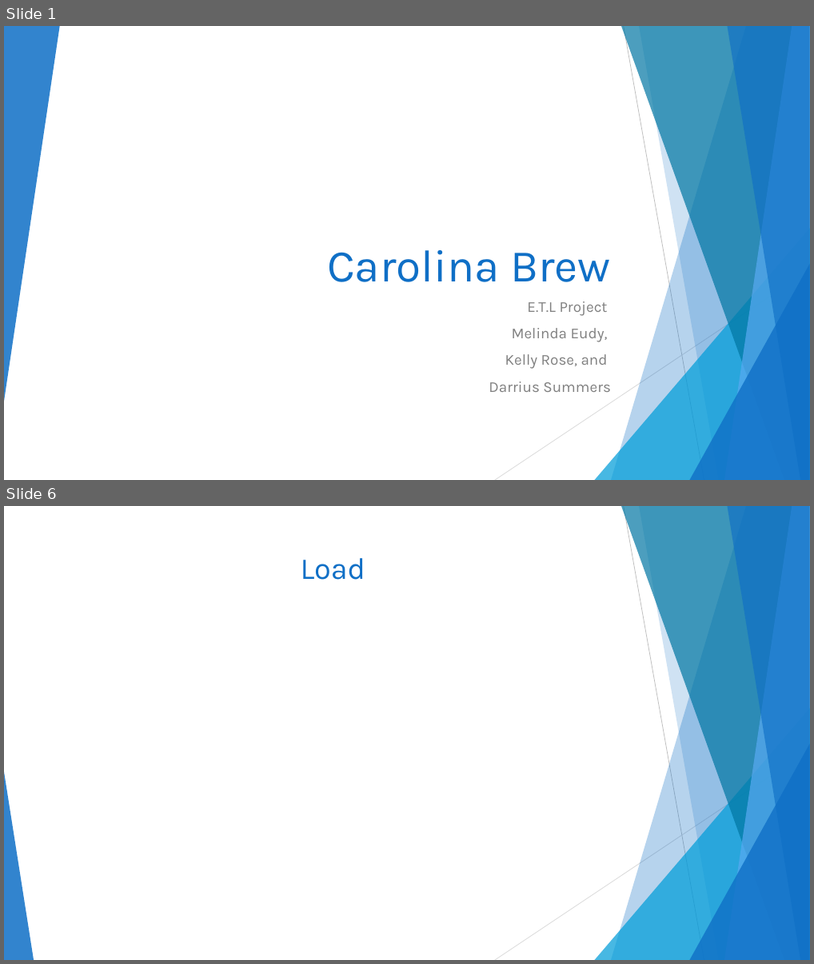
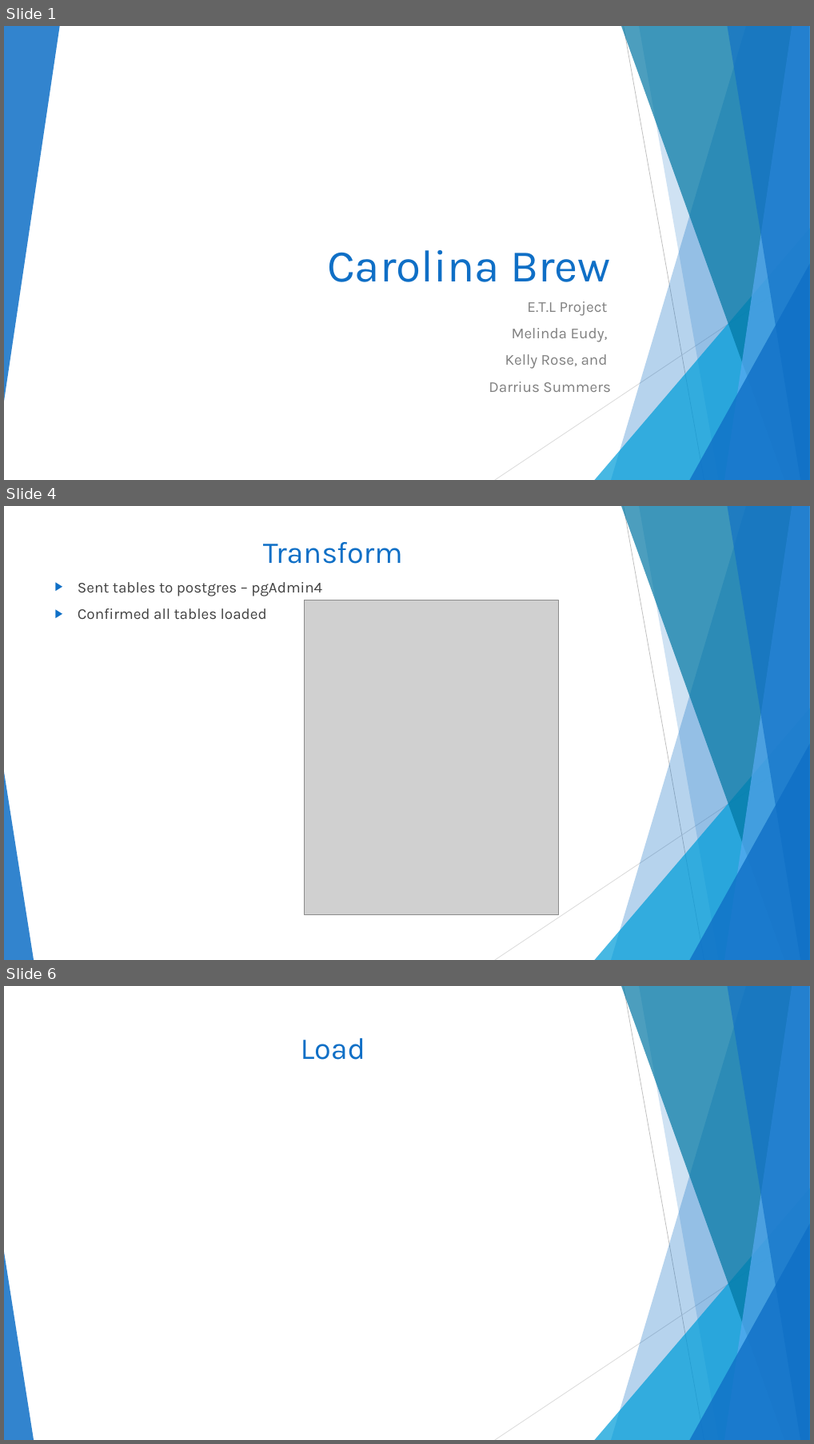
Before and after one commit to melindaeudy/ETL-Project, a slide deck: Carolina Brew.pptx. Shown one above the other, each under a label of ours: slides 1 and 6 before the commit, slides 1, 4 and 6 after it; the slides between them are not shown. The pictures are 814x964 and 814x1444 pixels, drawn with LibreOffice and Linux fonts; fonts in the diff are those of the drawing; grey boxes stand for pictures. Boxes give left, top, right and bottom in pixels: in the first picture for what was removed or moved away, otherwise in the second. Text is boxed around its words. In the diff, an @@ line names an element or a change of style, - is before the commit and + after.

```diff
--- a/Carolina Brew.pptx
+++ b/Carolina Brew.pptx
@@ slide 4 added at [4,506,810,960], background #FFFFFF; not listed: 10 template elements that a slide beside it also shows @@
@@ title added at [263,542,403,564], 36 pt, text #0F6FC6 @@
+Transform
@@ text added at [78,582,322,619], 18 pt, text #404040 @@
+▶ Sent tables to postgres – pgAdmin4
+▶ Confirmed all tables loaded
@@ picture added at [305,600,558,914] @@
```
Also in this commit, not shown: 3 other slides added, 4 slides removed, 1 other file.
